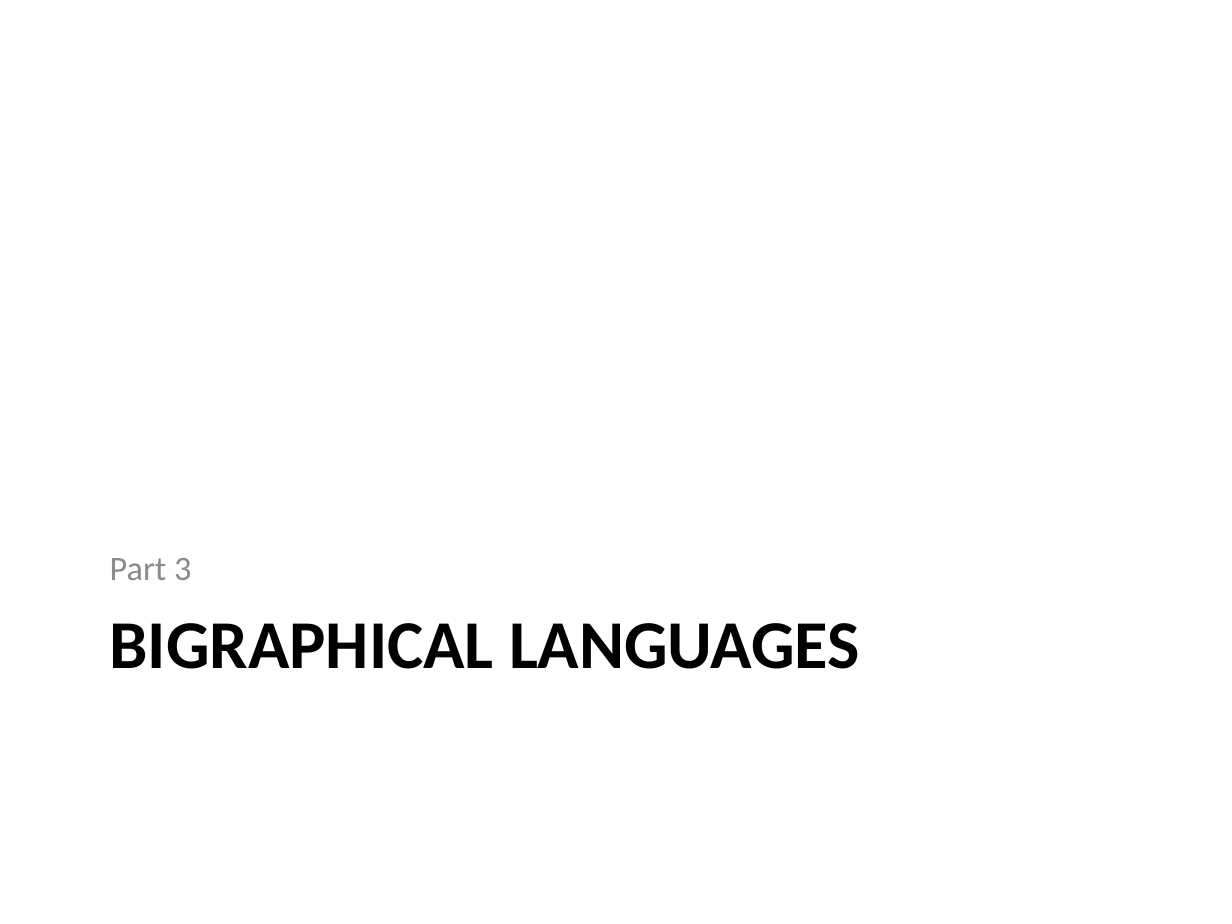
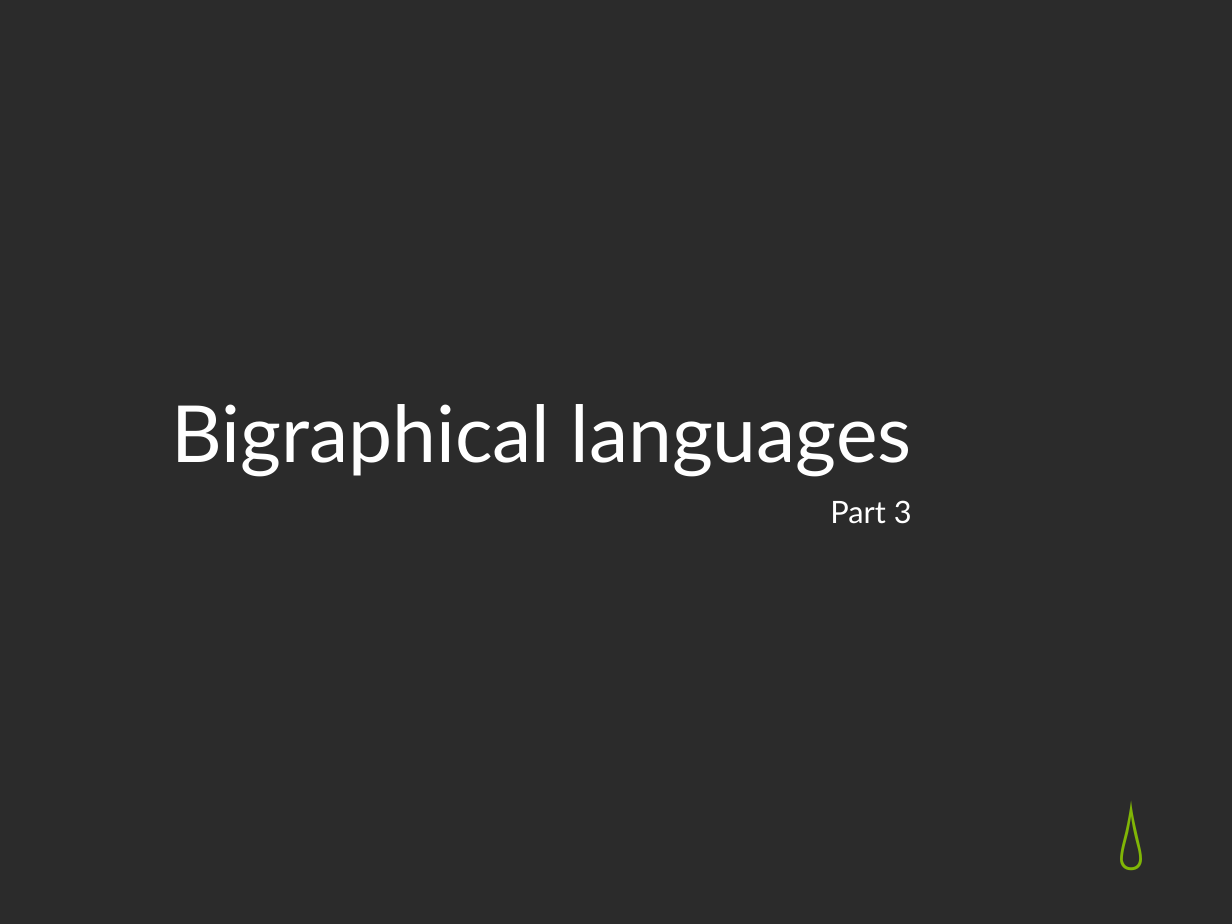
Before and after one commit to gian/defense, a slide deck: slide 32 of PhDDefense.pptx (slide 31 before the commit). Drawn at 1232x924 pixels with LibreOffice and Linux fonts; fonts in the diff are those of the drawing; background and template pictures are left out; a plain dark background stands for a picture behind light text. Boxes give left, top, right and bottom in pixels: in the first picture for what was removed or moved away, otherwise in the second. Text is boxed around its words. In the diff, an @@ line names an element or a change of style, - is before the commit and + after.

```diff
--- a/PhDDefense.pptx
+++ b/PhDDefense.pptx
@@ background #FFFFFF to picture (left out) @@
@@ title "Bigraphical languages" at <box>171,404,912,476</box>: vertical alignment top to bottom @@
@@ title at <box>171,404,912,476</box>: text changed; size 40 to 46 pt; font Calibri to Lato; text colour #000000 to #FFFFFF; bold off @@
-BIGRAPHICAL LANGUAGES
+Bigraphical languages
@@ text "Part 3": place and size @@
-text "Part 3" at <box>110,558,191,580</box>
+text "Part 3" at <box>830,500,912,524</box>
@@ text "Part 3" at <box>830,500,912,524</box>: size 20 to 18 pt, font Calibri to Lato, text colour #8C8C8C to #FFFFFF; alignment left to right; less space between paragraphs; vertical alignment bottom to top @@
@@ text added at <box>1117,782,1167,873</box>, 44 pt, text #80B606 @@
+💧
```
Also in this commit, not shown: 52 other slides changed, 10 slides added, 1 slide removed.
